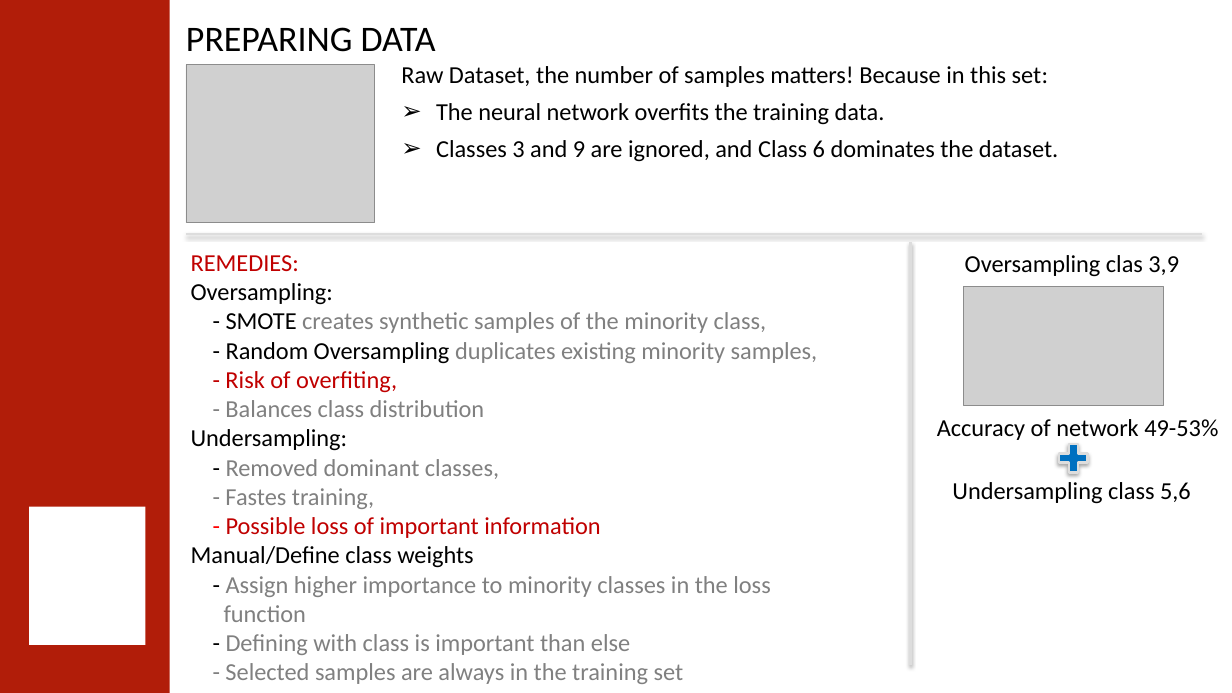
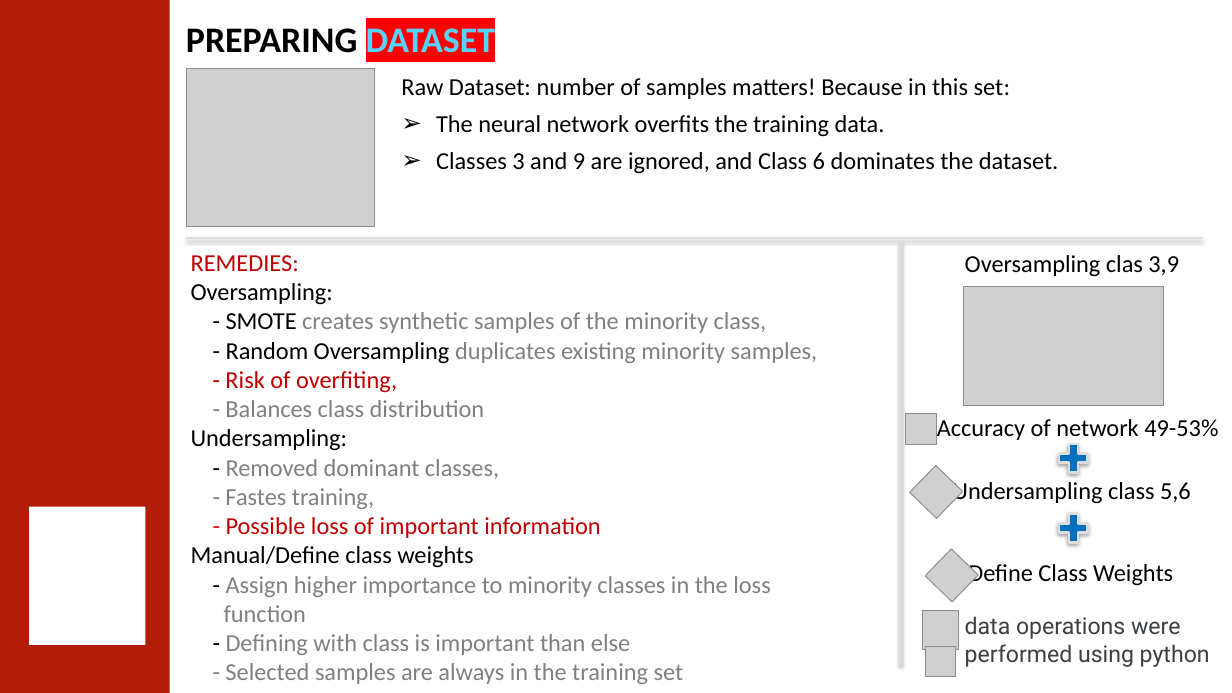
Before and after one commit to 0ZGAnetwork/WineQualityProject, a slide deck: slide 9 of Wine quality classification using Artificial Neural Network.pptx. Drawn at 1232x693 pixels with LibreOffice and Linux fonts; fonts in the diff are those of the drawing; grey boxes stand for pictures; background and template pictures are left out. Boxes give left, top, right and bottom in pixels: in the first picture for what was removed or moved away, otherwise in the second. Text is boxed around its words. In the diff, an @@ line names an element or a change of style, - is before the commit and + after.

Commit message:
update PC-LAP: added python files for database operations, created new program for 5 classes in Matlab- added % of samples in classes

```diff
--- a/Wine quality classification using Artificial Neural Network.pptx
+++ b/Wine quality classification using Artificial Neural Network.pptx
@@ text at [186, 22, 496, 61]: text changed; bold on @@
-PREPARING DATA
+PREPARING DATASET
@@ text at [401, 78, 1011, 99]: text changed @@
-Raw Dataset, the number of samples matters! Because in this set:
+Raw Dataset: number of samples matters! Because in this set:
@@ text "Raw Dataset: number of samples ...": place and size @@
-text "Raw Dataset: number of samples ..." at [401, 66, 1058, 162]
+text "Raw Dataset: number of samples ..." at [401, 78, 1058, 174]
@@ line moved from (186, 234) - (1202, 234) to (186, 238) - (1202, 238) @@
@@ line moved from (911, 242) - (911, 665) to (901, 242) - (901, 665) @@
@@ picture added at [906, 414, 936, 445] @@
@@ picture added at [910, 465, 963, 519] @@
@@ plus sign added at [1055, 508, 1093, 547], fill #0070C0, outline #DDDDDD 2 pt @@
@@ picture added at [926, 549, 979, 602] @@
@@ text added at [968, 564, 1173, 586], 19 pt, text #000000 @@
+Define Class Weights
@@ picture added at [922, 611, 958, 649] @@
@@ text added at [965, 616, 1210, 667], 18 pt, text #3C4043 @@
+data operations were
+performed using python
@@ picture added at [925, 646, 956, 677] @@
```
Also in this commit, not shown: 4 other slides changed, 1 slide added, 2 slides removed, 13 other files.
